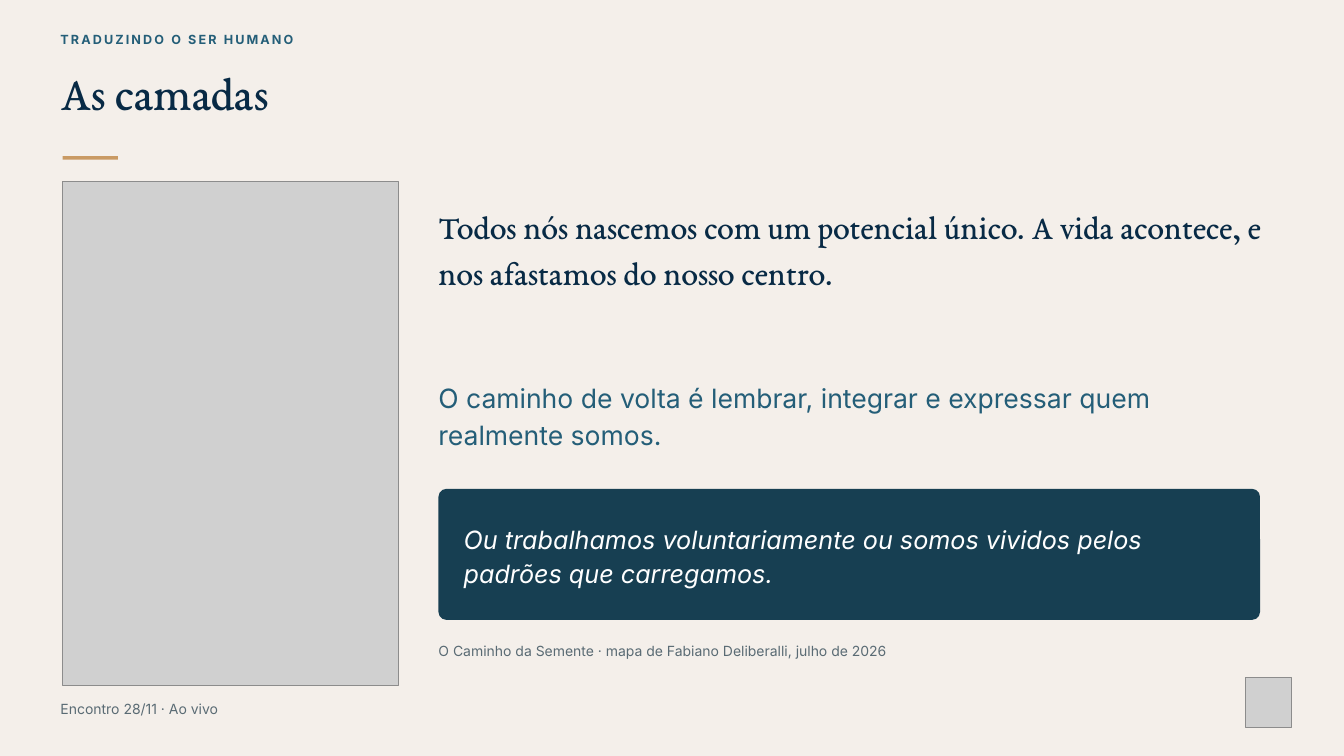
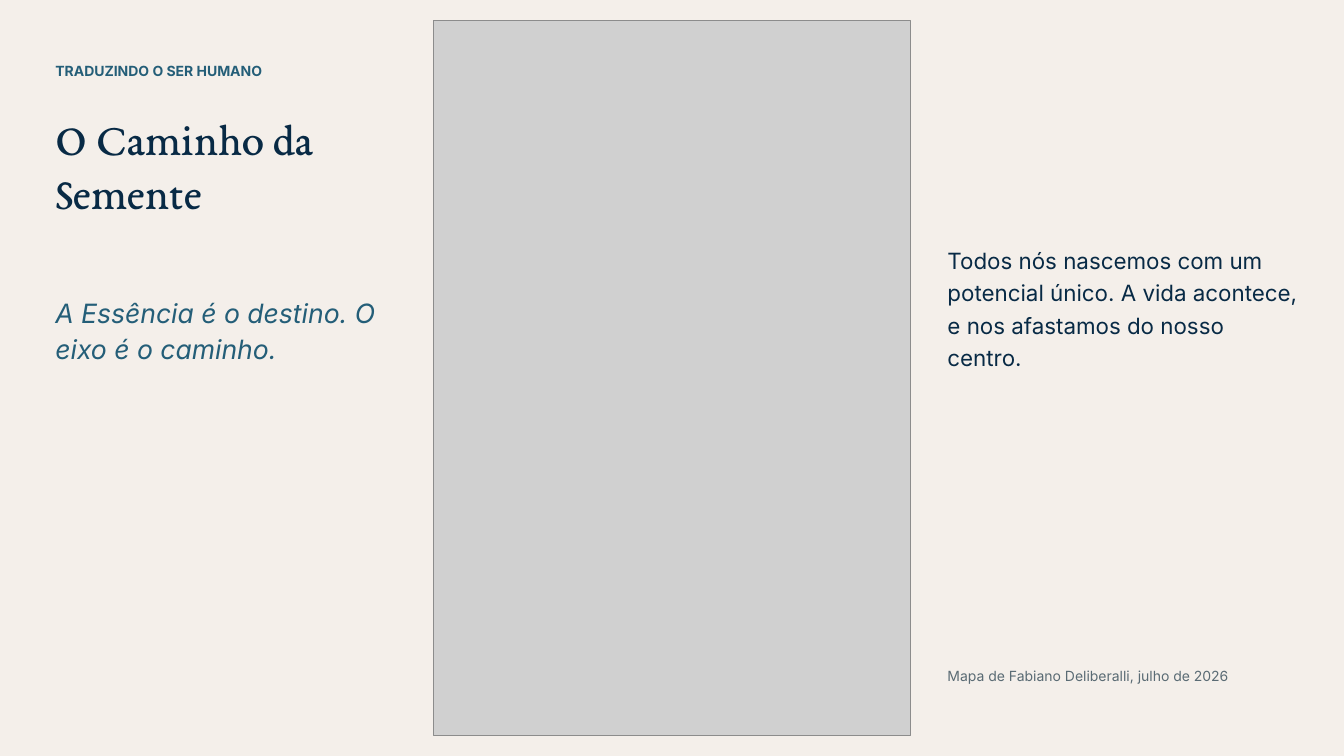
Before and after one commit to fabianodeliberalli/base-cognitiva-vault, a slide deck: slide 14 of 70 - Produções/Cursos/Curso - Nome Provisório/Materiais/Módulo 2/Encontro de 28-11 - slides e roteiro de bolso/TSH - Encontro de 28-11 - slides.pptx. Drawn at 1344x756 pixels with LibreOffice and Linux fonts; fonts in the diff are those of the drawing; grey boxes stand for pictures. Boxes give left, top, right and bottom in pixels: in the first picture for what was removed or moved away, otherwise in the second. Text is boxed around its words. In the diff, an @@ line names an element or a change of style, - is before the commit and + after.

```diff
--- a/70 - Produções/Cursos/Curso - Nome Provisório/Materiais/Módulo 2/Encontro de 28-11 - slides e roteiro de bolso/TSH - Encontro de 28-11 - slides.pptx
+++ b/70 - Produções/Cursos/Curso - Nome Provisório/Materiais/Módulo 2/Encontro de 28-11 - slides e roteiro de bolso/TSH - Encontro de 28-11 - slides.pptx
@@ picture resized from (x1=63, y1=181, x2=398, y2=686) to (x1=434, y1=20, x2=910, y2=736) @@
@@ text "TRADUZINDO O SER HUMANO" moved from (x1=60, y1=34, x2=294, y2=44) to (x1=55, y1=65, x2=262, y2=76) @@
@@ text "TRADUZINDO O SER HUMANO" at (x1=55, y1=65, x2=262, y2=76): size 9 to 10 pt, letter spacing 1.5 to 0 pt; line spacing 1 to 1.15; more space between paragraphs @@
@@ text removed at (x1=60, y1=77, x2=268, y2=111) @@
-As camadas
@@ text added at (x1=55, y1=124, x2=314, y2=210), 32 pt, text #082A45 @@
+O Caminho da Semente
@@ rectangle removed at (x1=63, y1=156, x2=118, y2=160) @@
@@ text "Todos nós nascemos com um ..." moved from (x1=438, y1=216, x2=1261, y2=286) to (x1=947, y1=252, x2=1297, y2=367) @@
@@ text "Todos nós nascemos com um ..." at (x1=947, y1=252, x2=1297, y2=367): size 24 to 16 pt, font EB Garamond to Inter; line spacing 1.12 to 1.2 @@
@@ text added at (x1=55, y1=302, x2=375, y2=360), 19 pt, text #245E78, italic @@
+A Essência é o destino. O eixo é o caminho.
@@ text removed at (x1=438, y1=387, x2=1150, y2=446) @@
-O caminho de volta é lembrar, integrar e expressar quem realmente somos.
@@ rounded rectangle removed at (x1=439, y1=489, x2=1260, y2=620) @@
@@ text removed at (x1=464, y1=530, x2=1141, y2=588) @@
-Ou trabalhamos voluntariamente ou somos vividos pelos padrões que carregamos.
@@ text at (x1=947, y1=670, x2=1229, y2=684): text changed @@
-O Caminho da Semente · mapa de Fabiano Deliberalli, julho de 2026
+Mapa de Fabiano Deliberalli, julho de 2026
@@ picture removed at (x1=1246, y1=678, x2=1292, y2=728) @@
@@ text removed at (x1=60, y1=703, x2=218, y2=716) @@
-Encontro 28/11 · Ao vivo
```
Also in this commit, not shown: 2 slides added, 8 other files.
